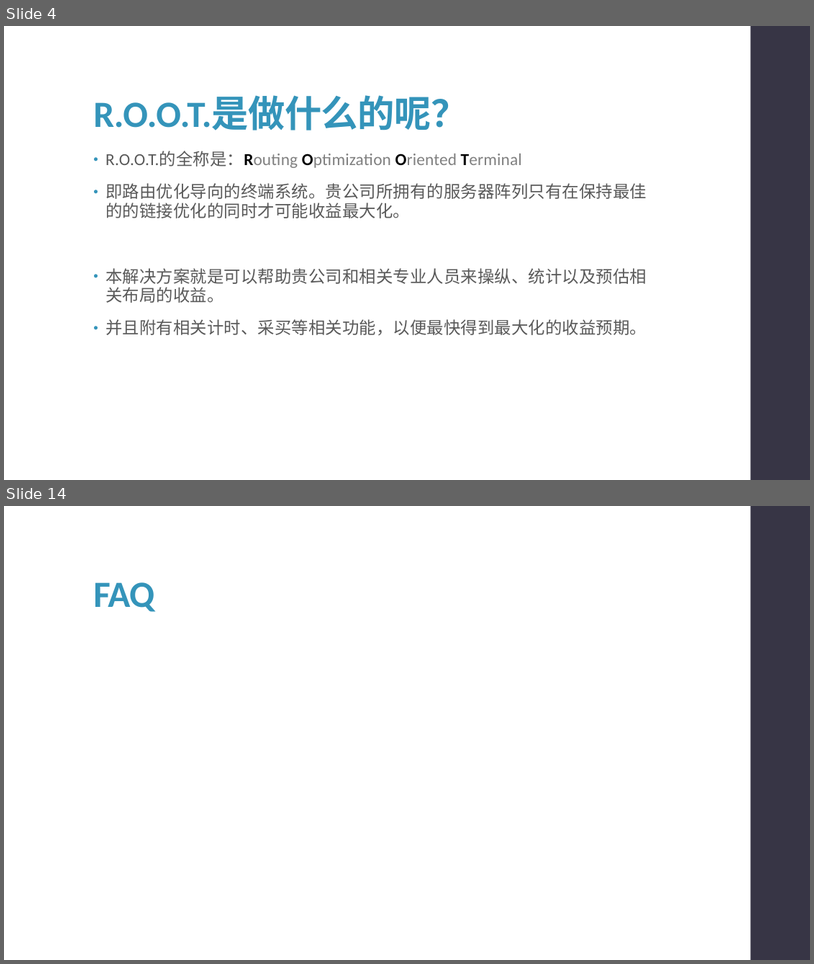
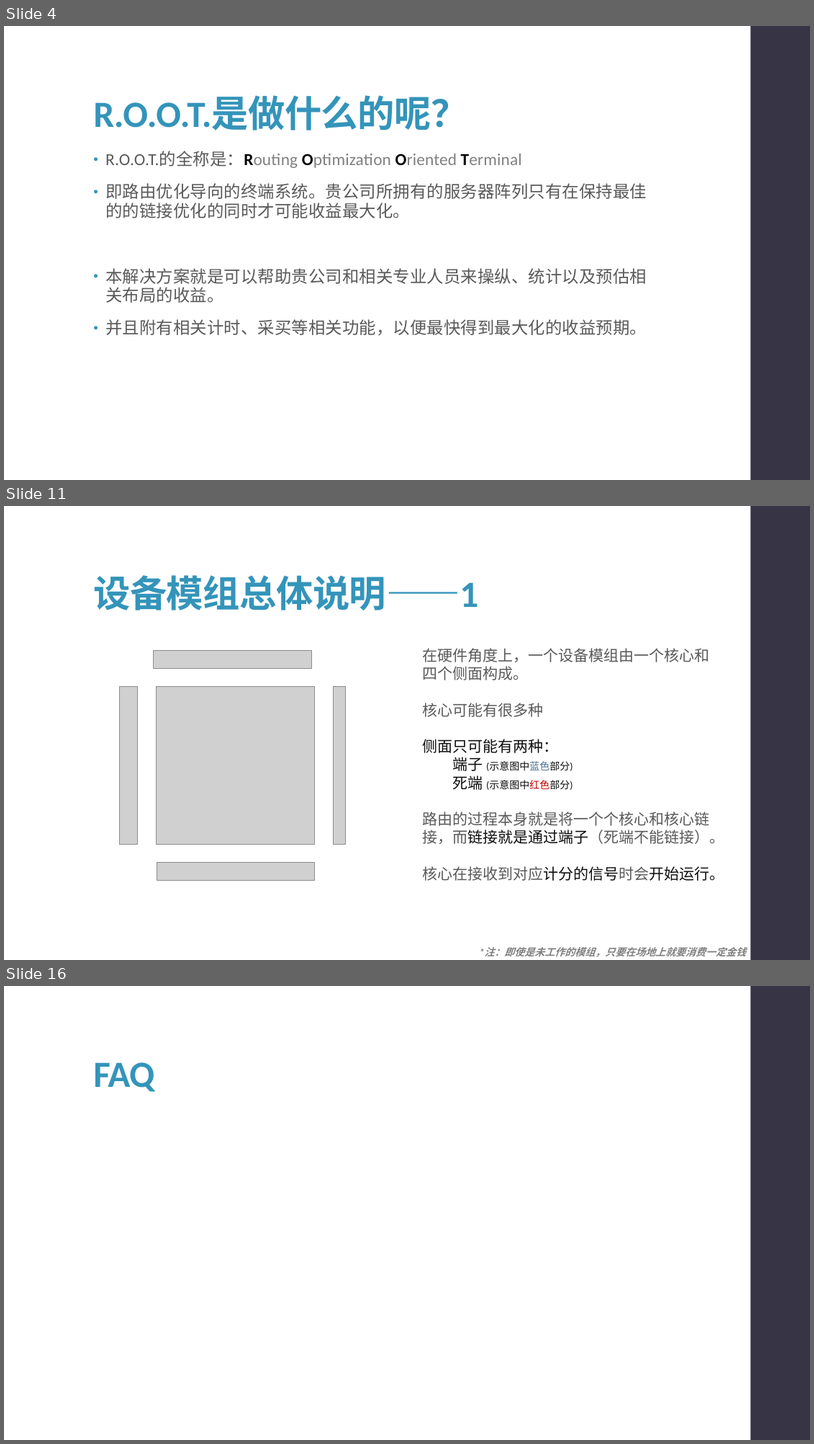
Before and after one commit to syx007/GamePlayGround, a slide deck: document/ROOT 操作指南.pptx. Shown one above the other, each under a label of ours: slides 4 and 14 before the commit, slides 4, 11 and 16 after it; the slides between them are not shown. The pictures are 814x964 and 814x1444 pixels, drawn with LibreOffice and Linux fonts; fonts in the diff are those of the drawing; grey boxes stand for pictures. Boxes give left, top, right and bottom in pixels: in the first picture for what was removed or moved away, otherwise in the second. Text is boxed around its words. In the diff, an @@ line names an element or a change of style, - is before the commit and + after.

```diff
--- a/document/ROOT 操作指南.pptx
+++ b/document/ROOT 操作指南.pptx
@@ slide 11 added at (4, 506, 810, 960), background #FFFFFF; not listed: 1 template element that a slide beside it also shows @@
@@ title added at (93, 575, 478, 610), 44 pt, text #3494BA, bold @@
+设备模组总体说明——1
@@ picture added at (154, 651, 312, 669) @@
@@ text added at (422, 648, 725, 880), 18 pt, text #595959 @@
+在硬件角度上，一个设备模组由一个核心和四个侧面构成。
+核心可能有很多种
+侧面只可能有两种：
+  端子 (示意图中蓝色部分)
+  死端 (示意图中红色部分)
+路由的过程本身就是将一个个核心和核心链接，而链接就是通过端子（死端不能链接）。
+核心在接收到对应计分的信号时会开始运行。
@@ picture added at (120, 687, 138, 844) @@
@@ picture added at (157, 686, 314, 844) @@
@@ picture added at (333, 687, 345, 844) @@
@@ picture added at (157, 862, 314, 880) @@
@@ text added at (485, 947, 747, 957), 12 pt, text #808080, bold, italic @@
+*注：即使是未工作的模组，只要在场地上就要消费一定金钱
@@ what was slide 14 is now slide 16 @@
```
Also in this commit, not shown: 12 slides changed, 2 other slides added, 1 slide removed.
